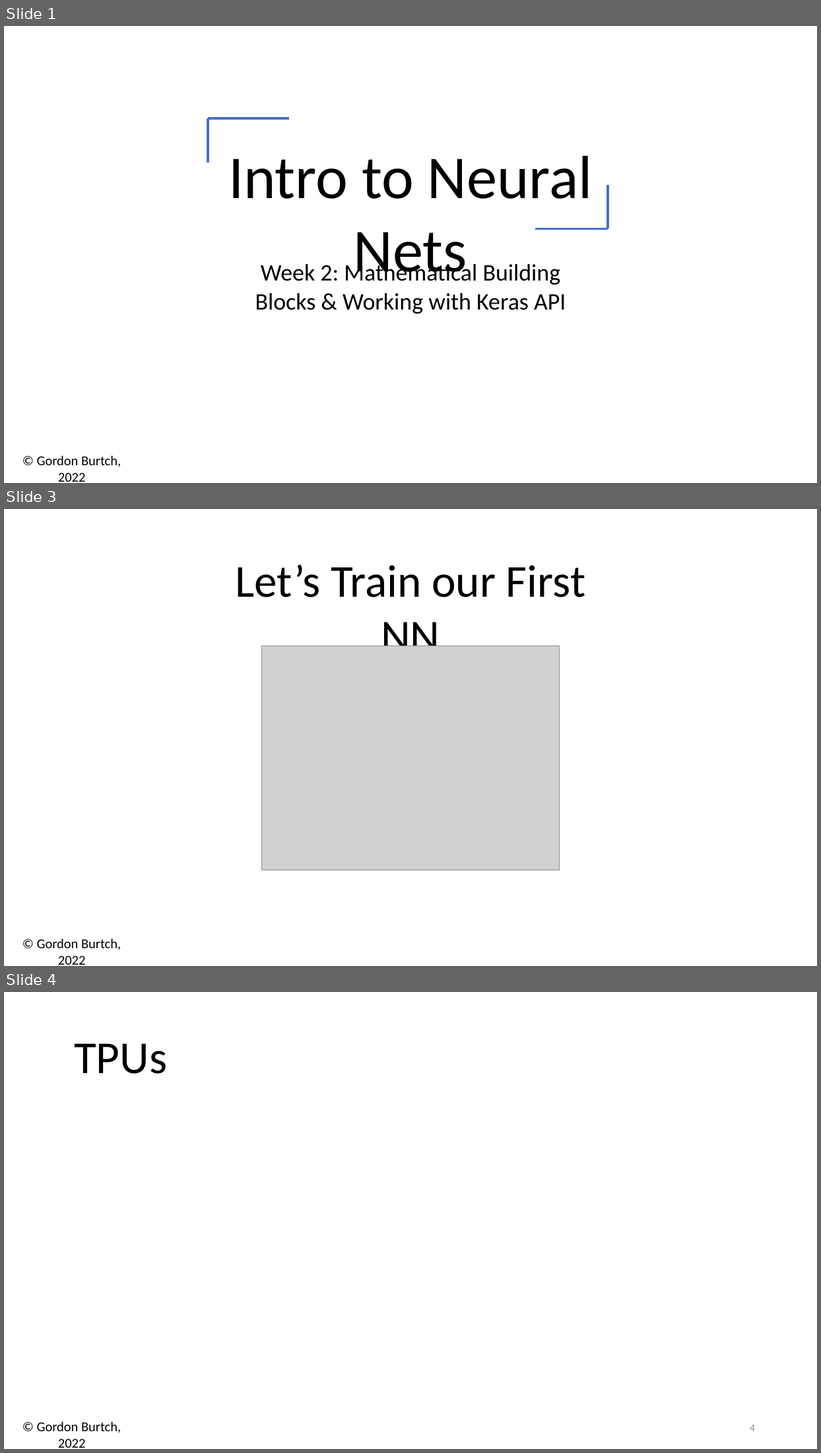
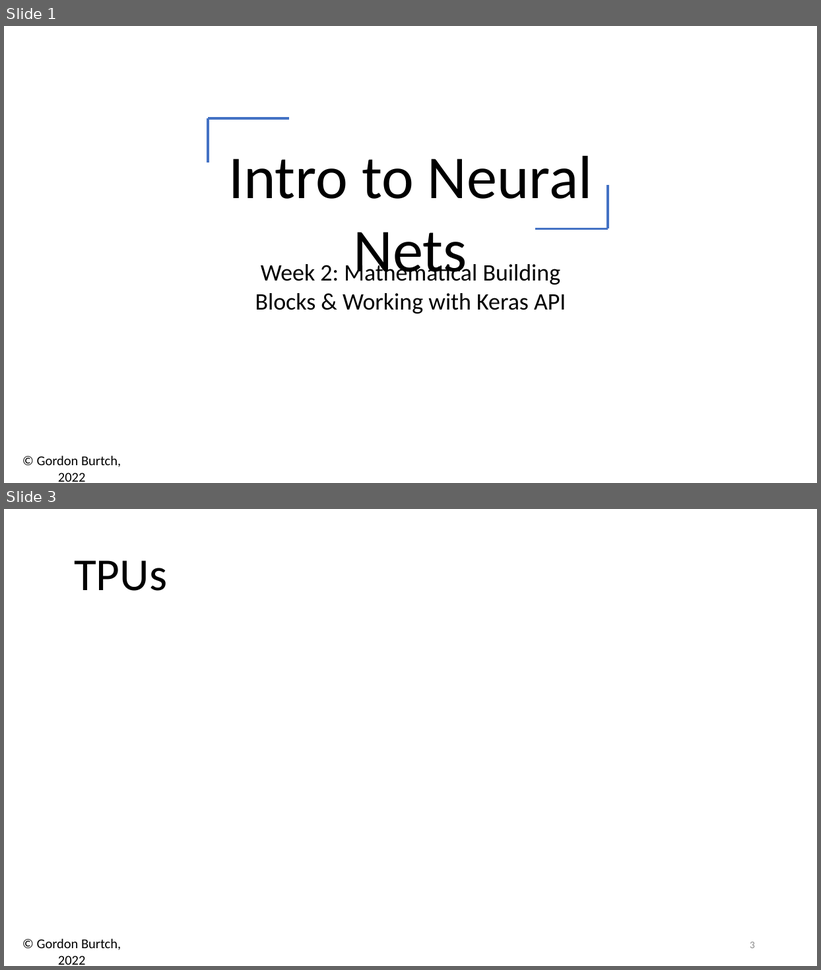
Before and after one commit to zizgao/BA865-2022, a slide deck: Week 2/02 - Math & Keras.pptx. Shown one above the other, each under a label of ours: slides 1, 3 and 4 before the commit, slides 1 and 3 after it; the slides between them are not shown. The pictures are 821x1453 and 821x970 pixels, drawn with LibreOffice and Linux fonts; fonts in the diff are those of the drawing; grey boxes stand for pictures; background and template pictures are left out. Boxes give left, top, right and bottom in pixels: in the first picture for what was removed or moved away, otherwise in the second. Text is boxed around its words. In the diff, an @@ line names an element or a change of style, - is before the commit and + after.

```diff
--- a/Week 2/02 - Math & Keras.pptx
+++ b/Week 2/02 - Math & Keras.pptx
@@ slide 3 removed at <box>4,509,817,966</box>, background #FFFFFF; not listed: 1 template element that a slide beside it also shows @@
@@ text removed at <box>235,564,585,646</box> @@
-Let’s Train our First NN
@@ picture removed at <box>262,646,559,871</box> @@
@@ what was slide 4 is now slide 3 @@
@@ page number at <box>750,942,755,949</box>: text changed @@
-4
+3
```
Also in this commit, not shown: 3 slides changed, 5 other files.
